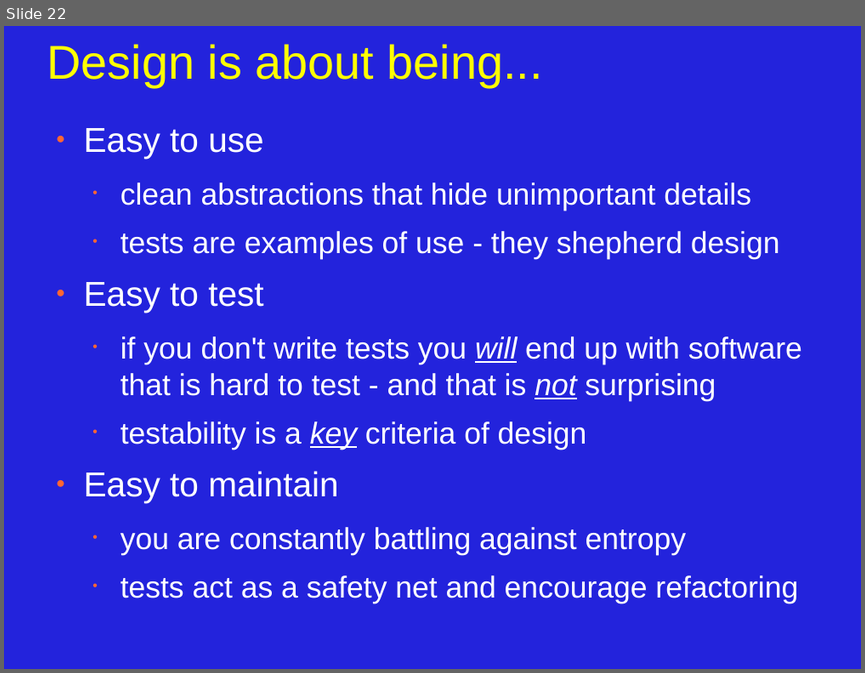
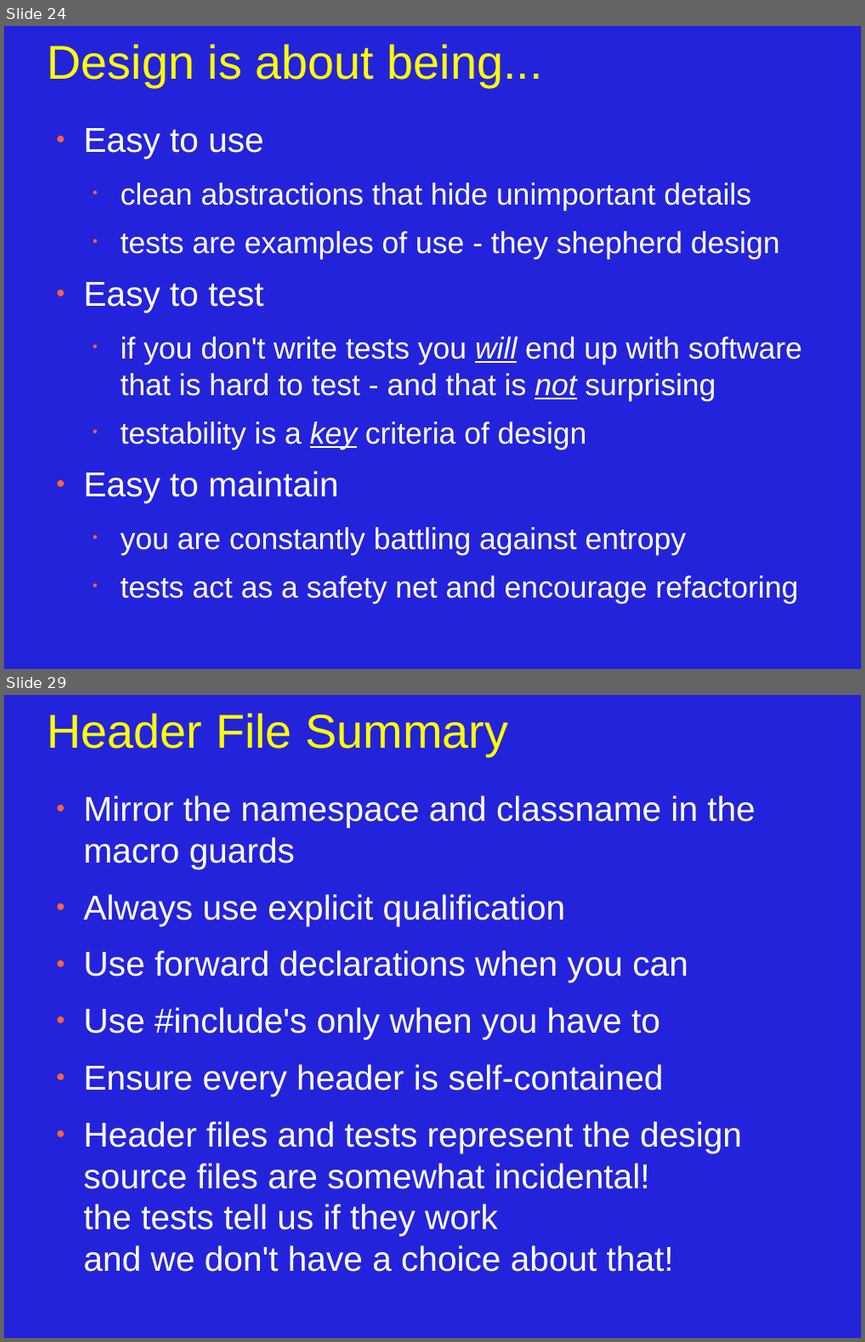
Before and after one commit to JonJagger/two-day-courses, a slide deck: cppf/06_Program_Organization_and_Dependency_Management.odp. Shown one above the other, each under a label of ours: slide 22 before the commit, slides 24 and 29 after it; the slides between them are not shown. The pictures are 865x673 and 865x1342 pixels, drawn with LibreOffice and Linux fonts; fonts in the diff are those of the drawing. Boxes give left, top, right and bottom in pixels: in the first picture for what was removed or moved away, otherwise in the second. Text is boxed around its words. In the diff, an @@ line names an element or a change of style, - is before the commit and + after.

```diff
--- a/cppf/06_Program_Organization_and_Dependency_Management.odp
+++ b/cppf/06_Program_Organization_and_Dependency_Management.odp
@@ slide 29 added at (4, 695, 861, 1338), background #2323DC @@
@@ title added at (46, 713, 508, 756), 44 pt, text #FFFF00 @@
+Header File Summary
@@ text added at (84, 795, 755, 1271), 32 pt, text #FFFFFF @@
+● Mirror the namespace and classname in the macro guards
+● Always use explicit qualification
+● Use forward declarations when you can
+● Use #include's only when you have to
+● Ensure every header is self-contained
+● Header files and tests represent the design source files are somewhat incidental!
+  the tests tell us if they work
+  and we don't have a choice about that!
@@ what was slide 22 is now slide 24 @@
```
Also in this commit, not shown: 7 slides changed, 3 other slides added, 4 slides removed.
